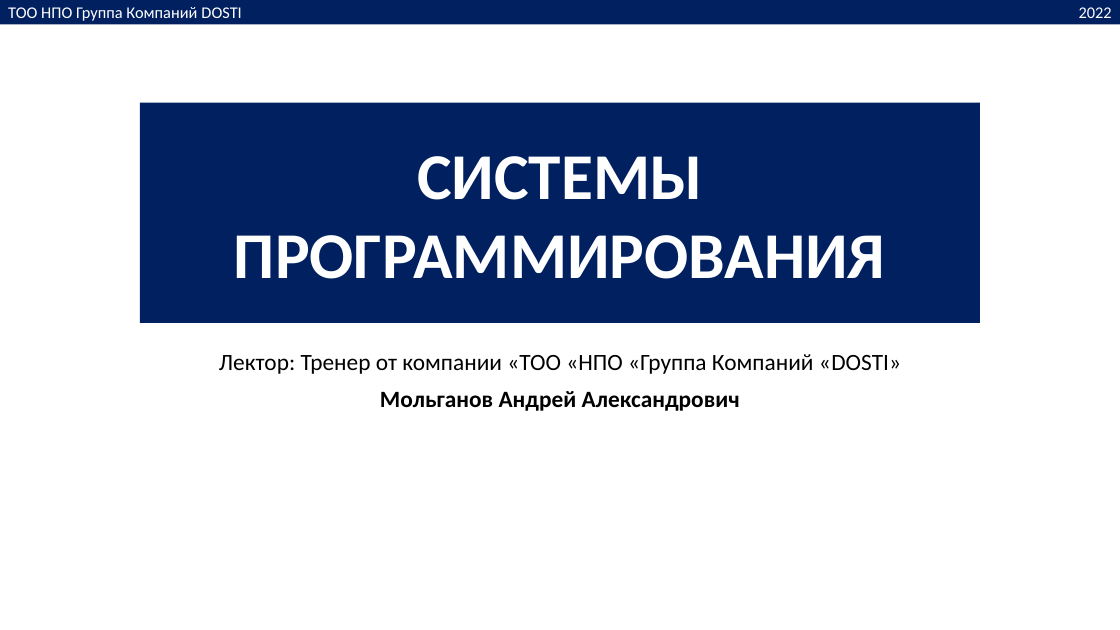
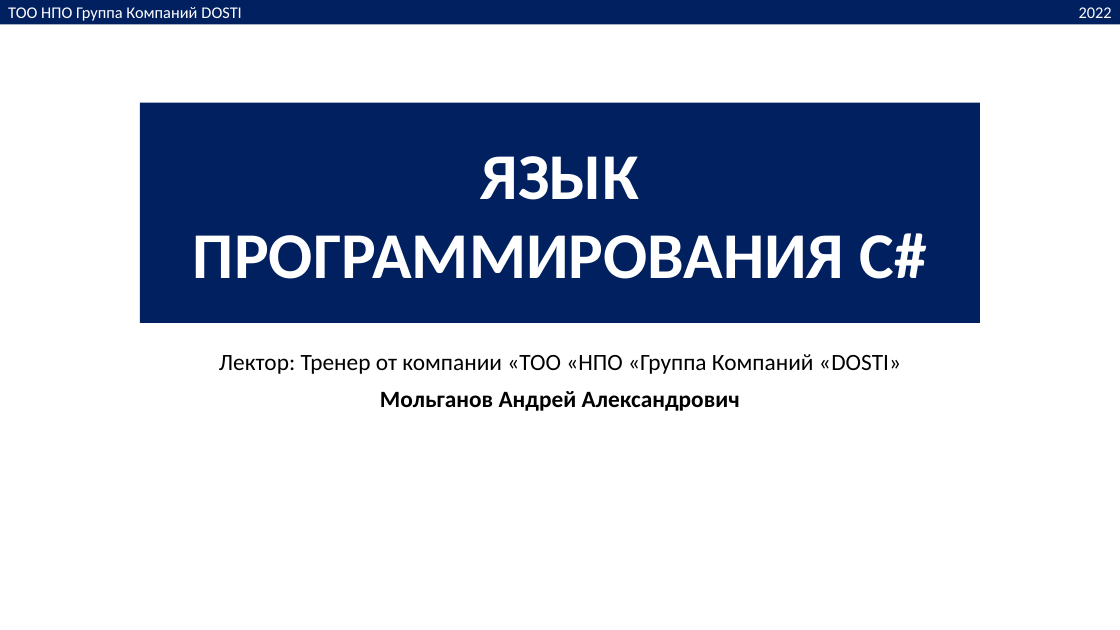
Before and after one commit to ic-dosti/CourseCShJunior, a slide deck: slide 1 of slides-ru/main_ru.pptx. Drawn at 1120x630 pixels with LibreOffice and Linux fonts; fonts in the diff are those of the drawing. Boxes give left, top, right and bottom in pixels: in the first picture for what was removed or moved away, otherwise in the second. Text is boxed around its words. In the diff, an @@ line names an element or a change of style, - is before the commit and + after.

```diff
--- a/slides-ru/main_ru.pptx
+++ b/slides-ru/main_ru.pptx
@@ text in rectangle at (193,156,927,279): text changed @@
-СИСТЕМЫ ПРОГРАММИРОВАНИЯ
+ЯЗЫК ПРОГРАММИРОВАНИЯ C#
```
Also in this commit, not shown: 1 other slide changed, 16 other files.
